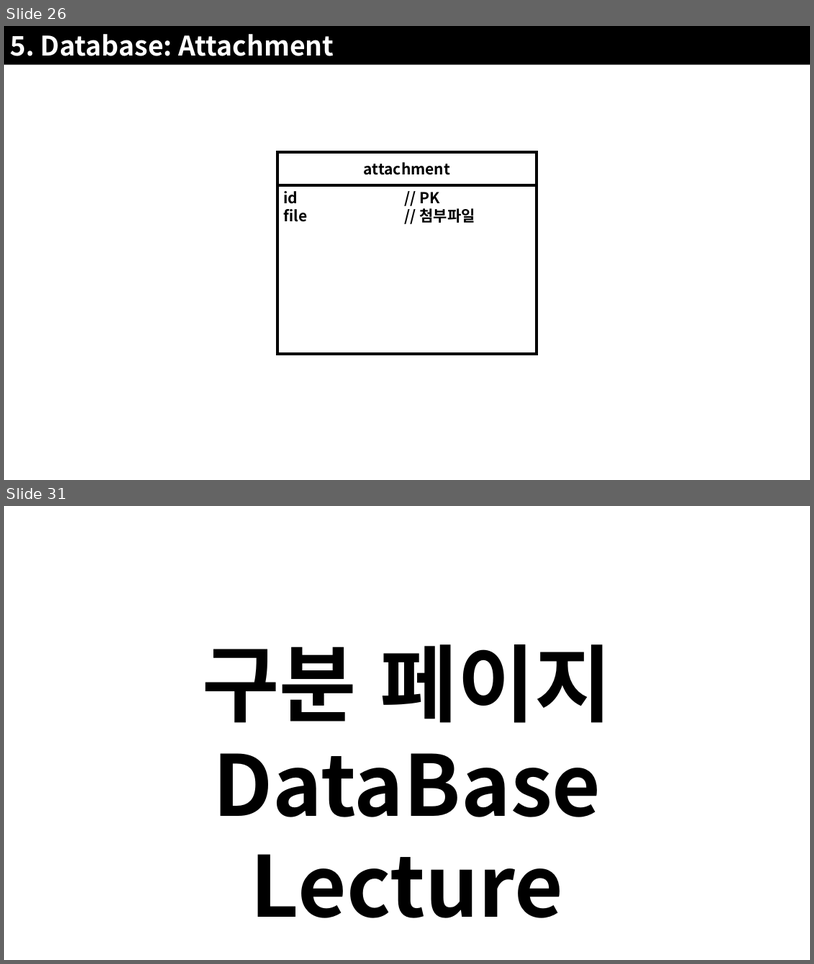
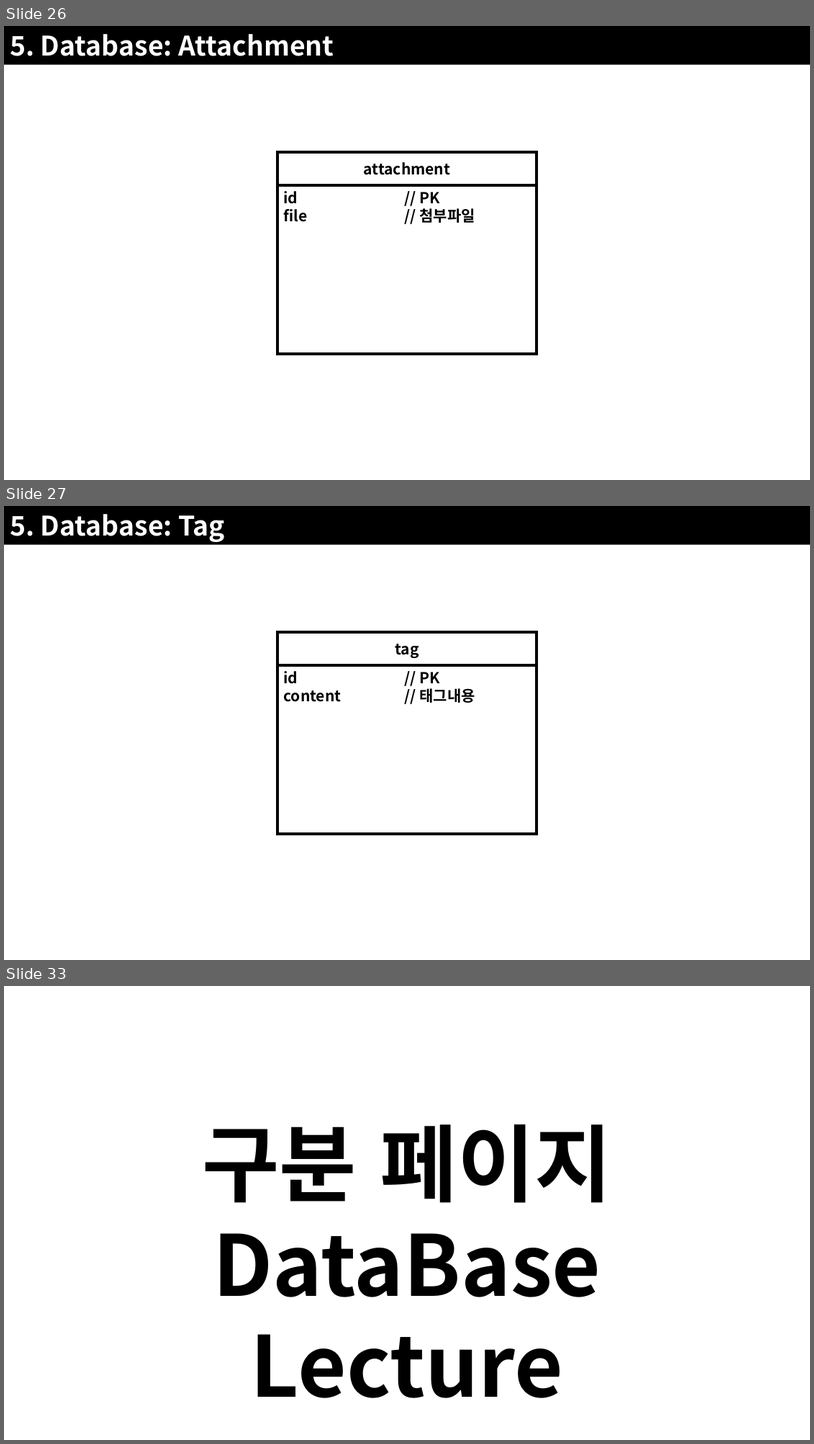
Before and after one commit to JoSihun/CGVR_Lab, a slide deck: documents/01_프로젝트_개발계획.pptx. Shown one above the other, each under a label of ours: slides 26 and 31 before the commit, slides 26, 27 and 33 after it; the slides between them are not shown. The pictures are 814x964 and 814x1444 pixels, drawn with LibreOffice and Linux fonts; fonts in the diff are those of the drawing. Boxes give left, top, right and bottom in pixels: in the first picture for what was removed or moved away, otherwise in the second. Text is boxed around its words. In the diff, an @@ line names an element or a change of style, - is before the commit and + after.

```diff
--- a/documents/01_프로젝트_개발계획.pptx
+++ b/documents/01_프로젝트_개발계획.pptx
@@ slide 27 added at bbox=[4, 506, 810, 960], background #FFFFFF @@
@@ rectangle added at bbox=[4, 506, 810, 545], fill #000000, 32 pt, text #FFFFFF, bold @@
+5. Database: Tag
@@ rectangle added at bbox=[278, 632, 537, 665], outline #000000 3 pt, 18 pt, text #000000, bold @@
+tag
@@ rectangle added at bbox=[278, 665, 537, 834], outline #000000 3 pt, 18 pt, text #000000, bold @@
+id // PK
+content // 태그내용
@@ what was slide 31 is now slide 33 @@
```
Also in this commit, not shown: 16 slides changed, 8 other slides added.
